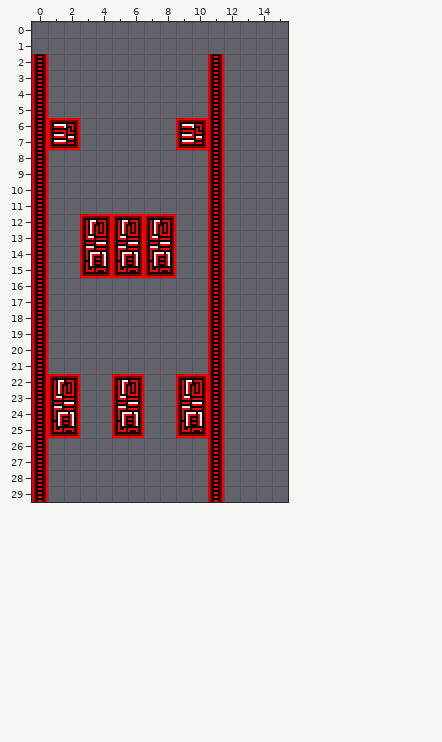
Tiled map: tiled/tmx/red/red_easy_0.tmx. The picture above is the old version.
Cells are 8x8 px. Shown: x 0..15, y 0..29. The old version is drawn lined up with the new one.
After:
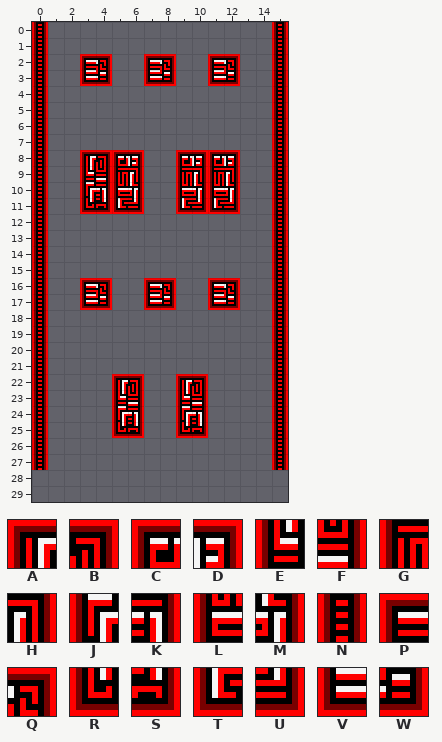
Key: from "tiles_red": A 8, B 9, C 11, D 12, E 45, F 46, G 48, H 49, J 82, K 83, L 85, M 86, N 108, P 111, Q 112, R 119, S 120, T 122, U 123, V 148, W 149.
_ is an empty cell.
From the commit log: red segments overhaul - done!
From old to new:
map size 12x28 -> 16x28 cells (old content now starts at 0,2; both pictures use the new coordinates)
Layer "border":
y 0..1: x 0 _ -> N; x 15 _ -> N
y 2..27: x 11 N -> _; x 15 _ -> N
y 28..29: x 0 N -> _; x 11 N -> _
Layer "Tile Layer 1":
y 2: x 3..4 __ -> PQ; x 7..8 __ -> PQ; x 11..12 __ -> PQ
y 3: x 3..4 __ -> VW; x 7..8 __ -> VW; x 11..12 __ -> VW
y 6: x 1..2 PQ -> __; x 9..10 PQ -> __
y 7: x 1..2 VW -> __; x 9..10 VW -> __
y 8: x 3..6 ____ -> ABCD; x 9..12 ____ -> CDCD
y 9: x 3..6 ____ -> EFGH; x 9..12 ____ -> GHGH
y 10: x 3..6 ____ -> JKLM; x 9..12 ____ -> LMLM
y 11: x 3..6 ____ -> RSTU; x 9..12 ____ -> TUTU
y 12: x 3..8 ABABAB -> ______
y 13: x 3..8 EFEFEF -> ______
y 14: x 3..8 JKJKJK -> ______
y 15: x 3..8 RSRSRS -> ______
y 16: x 3..4 __ -> PQ; x 7..8 __ -> PQ; x 11..12 __ -> PQ
y 17: x 3..4 __ -> VW; x 7..8 __ -> VW; x 11..12 __ -> VW
y 22: x 1..2 AB -> __
y 23: x 1..2 EF -> __
y 24: x 1..2 JK -> __
y 25: x 1..2 RS -> __
